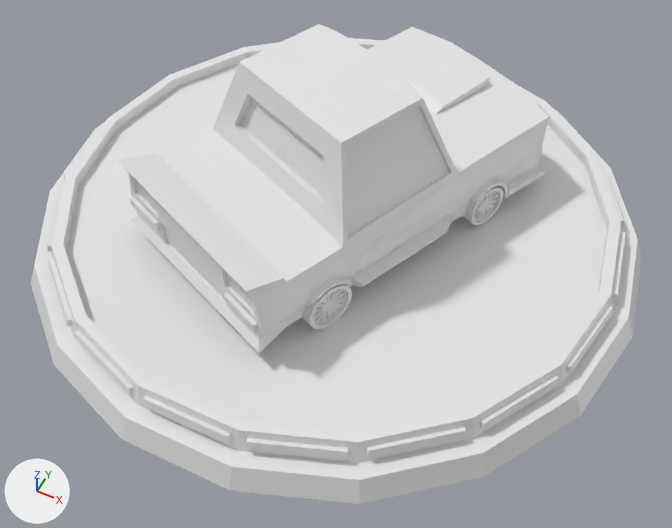
What one commit did to the OBJ model meshes/car.obj.
Rendered twice from a camera (50 mm lens) standing at (1.86, -3.77, 4.46) and looking at (0.17, -0.39, 0.24). Every picture has the same lights, and +X, +Y and +Z are marked at lower left. Where no turn or scale is listed for an object, it has been applied to the vertices.

The older version as bpy lines, for what is in view:
```python
me_body_id56 = bpy.data.meshes.new('body_ID56')
me_body_id56.from_pydata(...)  # 359 vertices, 706 faces; spans x -1.08..1.08, y -1.27..1.37, z 0.34..1.34
me_platform_id19 = bpy.data.meshes.new('platform_ID19')
me_platform_id19.from_pydata(...)  # 254 vertices, 504 faces; spans x -2.02..1.93, y -1.89..1.99, z 0.02..0.31
me_wheel_1_id84 = bpy.data.meshes.new('wheel.1_ID84')
me_wheel_1_id84.from_pydata(...)  # 284 vertices, 560 faces; spans x -0.954..0.416, y -0.956..-0.129, z 0.23..0.549
ob_body_id56 = bpy.data.objects.new('body_ID56', me_body_id56)
ob_body_id56.location = (0.0, 0.0, 0.0)
ob_platform_id19 = bpy.data.objects.new('platform_ID19', me_platform_id19)
ob_platform_id19.location = (0.0, 0.0, 0.0)
ob_wheel_1_id84 = bpy.data.objects.new('wheel.1_ID84', me_wheel_1_id84)
ob_wheel_1_id84.location = (0.0, 0.0, 0.0)
# also in view: 'wheel1.1_ID93' at (0.24, 0.6, 0.39)
```
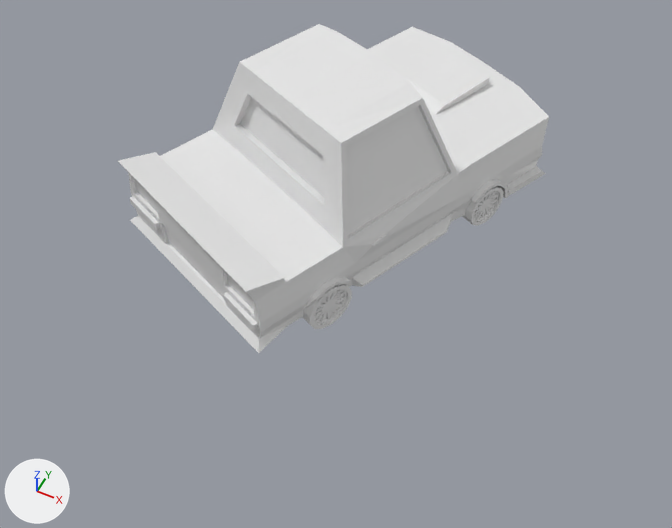
The newer file is also turned or shifted as a whole; pictures and numbers use the older file's frame.

What changed in the scene script:
```text
Remove ob_platform_id19:
    ob_platform_id19 = bpy.data.objects.new('platform_ID19', me_platform_id19)
    ob_platform_id19.location = (0.0, 0.0, 0.0)
```

Location of each change, (x1, y1, x2, y2) in pixels of the pictures (672 x 528 px):
'platform_ID19', deleted
    before: (31, 38, 641, 504)
